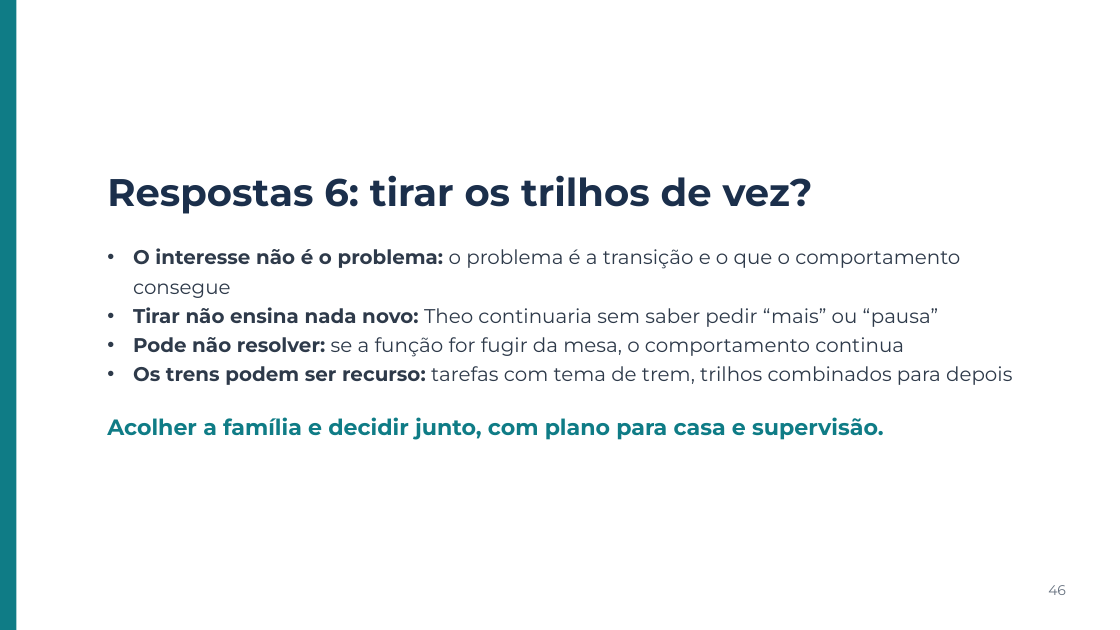
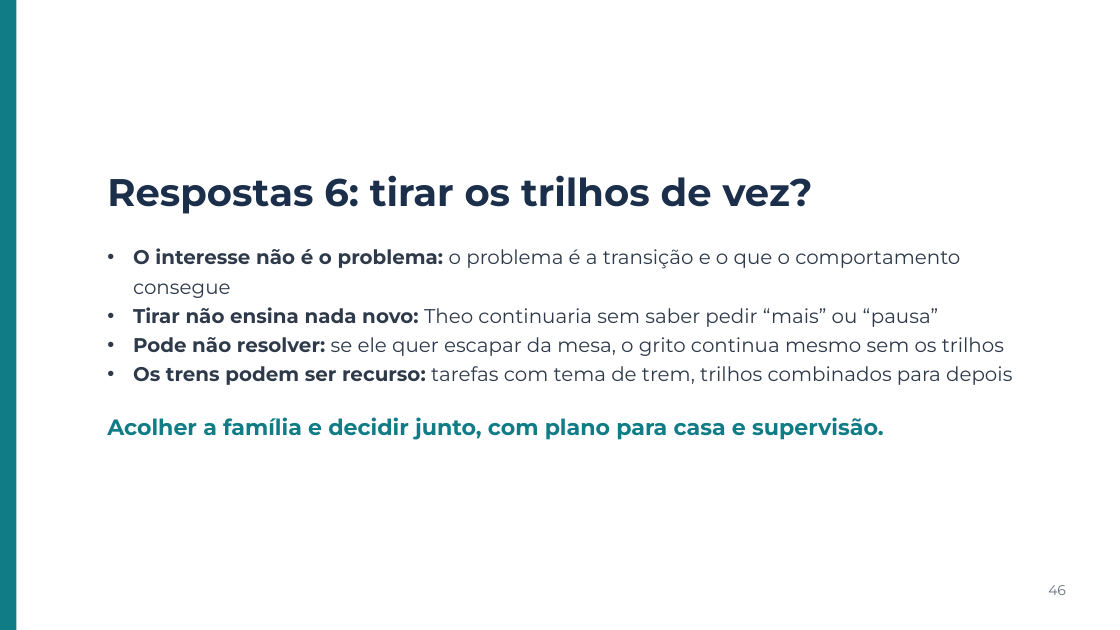
Before and after one commit to betinabinatti/CORE_WORKSHOP_ABA_TEA.md, a slide deck: slide 46 of workshop-aba-tea-lacc/apresentacao/Apresentacao_Workshop_ABA_TEA.pptx. Drawn at 1120x630 pixels with LibreOffice and Linux fonts; fonts in the diff are those of the drawing. Boxes give left, top, right and bottom in pixels: in the first picture for what was removed or moved away, otherwise in the second. Text is boxed around its words. In the diff, an @@ line names an element or a change of style, - is before the commit and + after.

```diff
--- a/workshop-aba-tea-lacc/apresentacao/Apresentacao_Workshop_ABA_TEA.pptx
+++ b/workshop-aba-tea-lacc/apresentacao/Apresentacao_Workshop_ABA_TEA.pptx
@@ text at <box>133,337,1004,356</box>: text changed @@
-• Pode não resolver: se a função for fugir da mesa, o comportamento continua
+• Pode não resolver: se ele quer escapar da mesa, o grito continua mesmo sem os trilhos
```
Also in this commit, not shown: 3 other slides changed, 9 other files.
